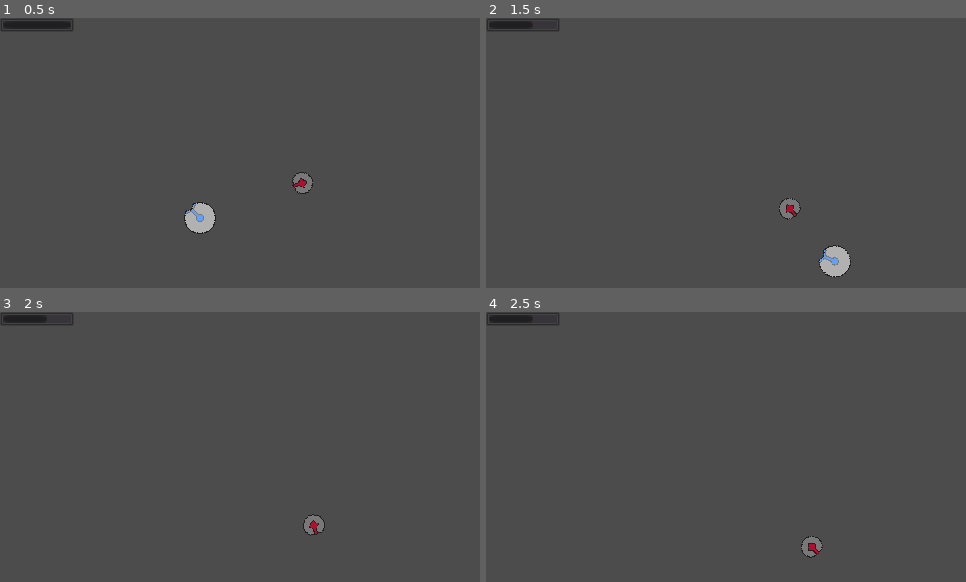
Above: before the commit, frames 1-4 (two rows, left to right).
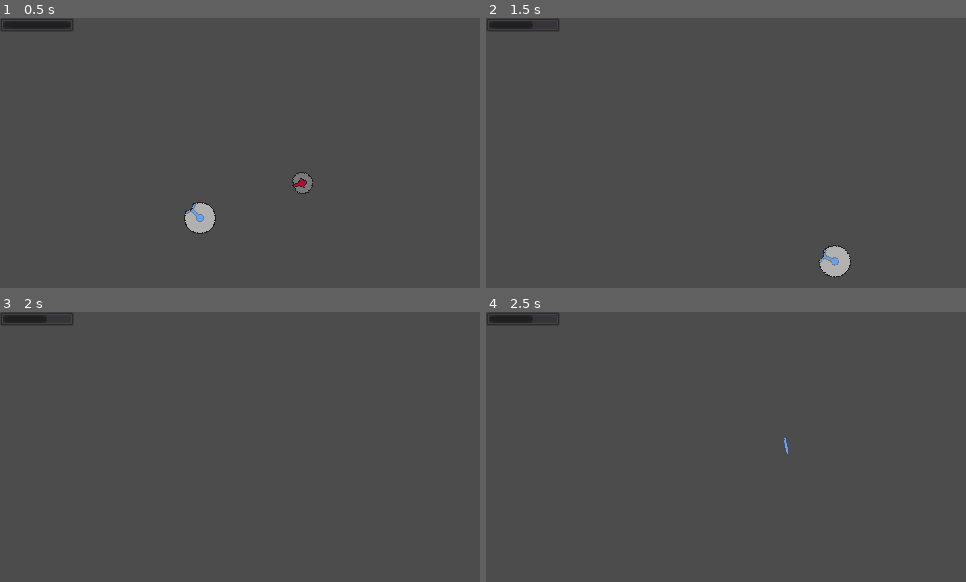
Above: after the commit, the same moments.

Repository: PKGaspi/ACMUPM-GameDevIntro
Game: Godot game, scene res://src/Main.tscn
The game is run twice, just before and just after one commit, with the same random seed, the same clock (stepped at 60 frames per second) and the same inputs. Before the commit the project starts from res://Main.tscn.
Inputs (mouse positions are in pixels of both pictures, inside the frame that each line leads up to):
- Up to frame 1 (0.5 s): no input
- Up to frame 2 (1.5 s): move the mouse to (831, 139) at 0.52 s; press the mouse at (831, 139) at 0.53 s; hold D (move_right) 0.53-1.28 s; move the mouse to (630, 166) at 1.27 s; release the mouse at (630, 166) at 1.28 s; hold S (move_down) from 1.28 s (still down); click (630, 166) at 1.35 s
- Up to frame 3 (2 s): keep holding S (move_down)
- Up to frame 4 (2.5 s): move the mouse to (774, 387) at 2.02 s; release S (move_down) at 2.03 s; press the mouse at (774, 387) at 2.03 s; hold D (move_right) from 2.03 s (still down)

Frame 1 is identical in both runs. In frame 2, 0.3% of the frame differs, in the area x 61-66%, y 66-75%; in frame 3, 0.3%; in frame 4, 0.3%, in the area x 62-71%, y 46-92%.

Commit message:
Moved source

Diff:
--- a/default_env.tres
+++ /dev/null
@@ -1,7 +0,0 @@
-[gd_resource type="Environment" load_steps=2 format=2]
-
-[sub_resource type="ProceduralSky" id=1]
-
-[resource]
-background_mode = 2
-background_sky = SubResource( 1 )
--- a/project.godot
+++ b/project.godot
@@ -16,7 +16,7 @@
 [application]
 
 config/name="Basic Shoter"
-run/main_scene="res://Main.tscn"
+run/main_scene="res://src/Main.tscn"
 config/icon="res://icon.png"
 
 [display]
@@ -86,7 +86,3 @@
 2d_physics/layer_1="player"
 2d_physics/layer_2="enemy"
 2d_physics/layer_3="player_bullet"
-
-[rendering]
-
-environment/default_environment="res://default_env.tres"
--- a/Bullet.tscn
+++ b/src/Bullet.tscn
@@ -1,7 +1,7 @@
 [gd_scene load_steps=4 format=2]
 
-[ext_resource path="res://assets/bullet.png" type="Texture" id=1]
-[ext_resource path="res://Bullet.gd" type="Script" id=2]
+[ext_resource path="res://src/Bullet.gd" type="Script" id=1]
+[ext_resource path="res://assets/bullet.png" type="Texture" id=2]
 
 [sub_resource type="RectangleShape2D" id=1]
 extents = Vector2( 7, 1.5 )
@@ -9,10 +9,10 @@
 [node name="Bullet" type="Area2D"]
 collision_layer = 4
 collision_mask = 2
-script = ExtResource( 2 )
+script = ExtResource( 1 )
 
 [node name="Sprite" type="Sprite" parent="."]
-texture = ExtResource( 1 )
+texture = ExtResource( 2 )
 
 [node name="CollisionShape2D" type="CollisionShape2D" parent="."]
 shape = SubResource( 1 )
--- a/Enemy.tscn
+++ b/src/Enemy.tscn
@@ -1,7 +1,7 @@
 [gd_scene load_steps=4 format=2]
 
-[ext_resource path="res://assets/enemy.png" type="Texture" id=1]
-[ext_resource path="res://Enemy.gd" type="Script" id=2]
+[ext_resource path="res://src/Enemy.gd" type="Script" id=1]
+[ext_resource path="res://assets/enemy.png" type="Texture" id=2]
 
 [sub_resource type="CircleShape2D" id=1]
 radius = 11.0
@@ -9,10 +9,10 @@
 [node name="Enemy" type="KinematicBody2D"]
 collision_layer = 2
 collision_mask = 7
-script = ExtResource( 2 )
+script = ExtResource( 1 )
 
 [node name="Sprite" type="Sprite" parent="."]
-texture = ExtResource( 1 )
+texture = ExtResource( 2 )
 
 [node name="CollisionBox" type="CollisionShape2D" parent="."]
 shape = SubResource( 1 )
--- a/Main.tscn
+++ b/src/Main.tscn
@@ -1,26 +1,27 @@
 [gd_scene load_steps=6 format=2]
 
-[ext_resource path="res://Player.tscn" type="PackedScene" id=1]
-[ext_resource path="res://Enemy.tscn" type="PackedScene" id=2]
-[ext_resource path="res://World.gd" type="Script" id=3]
-[ext_resource path="res://HPBar.gd" type="Script" id=4]
-[ext_resource path="res://Main.gd" type="Script" id=5]
+[ext_resource path="res://src/Player.tscn" type="PackedScene" id=1]
+[ext_resource path="res://src/World.gd" type="Script" id=2]
+[ext_resource path="res://src/Enemy.tscn" type="PackedScene" id=3]
+[ext_resource path="res://src/HPBar.gd" type="Script" id=4]
+[ext_resource path="res://src/Main.gd" type="Script" id=5]
 
 [node name="Main" type="Node"]
 script = ExtResource( 5 )
 
 [node name="World" type="Node2D" parent="."]
-script = ExtResource( 3 )
+script = ExtResource( 2 )
 
 [node name="Player" parent="World" instance=ExtResource( 1 )]
 position = Vector2( 200, 200 )
 
-[node name="Enemy" parent="World" instance=ExtResource( 2 )]
+[node name="Enemy" parent="World" instance=ExtResource( 3 )]
 position = Vector2( 325.843, 156.975 )
 
 [node name="UI" type="Control" parent="."]
 anchor_right = 1.0
 anchor_bottom = 1.0
+mouse_filter = 2
 __meta__ = {
 "_edit_use_anchors_": false
 }
@@ -28,6 +29,7 @@
 [node name="HPBar" type="ProgressBar" parent="UI"]
 margin_right = 74.0
 margin_bottom = 14.0
+mouse_filter = 2
 max_value = 3.0
 step = 1.0
 value = 3.0
--- a/Player.gd
+++ b/src/Player.gd
@@ -3,7 +3,7 @@
 
 const SPEED = 200
 # Cargar la escena de la bala.
-const BULLET = preload("res://Bullet.tscn")
+const BULLET = preload("res://src/Bullet.tscn")
 
 
 var hp = 3
--- a/Player.tscn
+++ b/src/Player.tscn
@@ -1,6 +1,6 @@
 [gd_scene load_steps=4 format=2]
 
-[ext_resource path="res://Player.gd" type="Script" id=1]
+[ext_resource path="res://src/Player.gd" type="Script" id=1]
 [ext_resource path="res://assets/ship.png" type="Texture" id=2]
 
 [sub_resource type="CircleShape2D" id=1]
Renamed: Bullet.gd -> src/Bullet.gd
Renamed: Enemy.gd -> src/Enemy.gd
Renamed: HPBar.gd -> src/HPBar.gd
Renamed: Main.gd -> src/Main.gd
Renamed: World.gd -> src/World.gd
